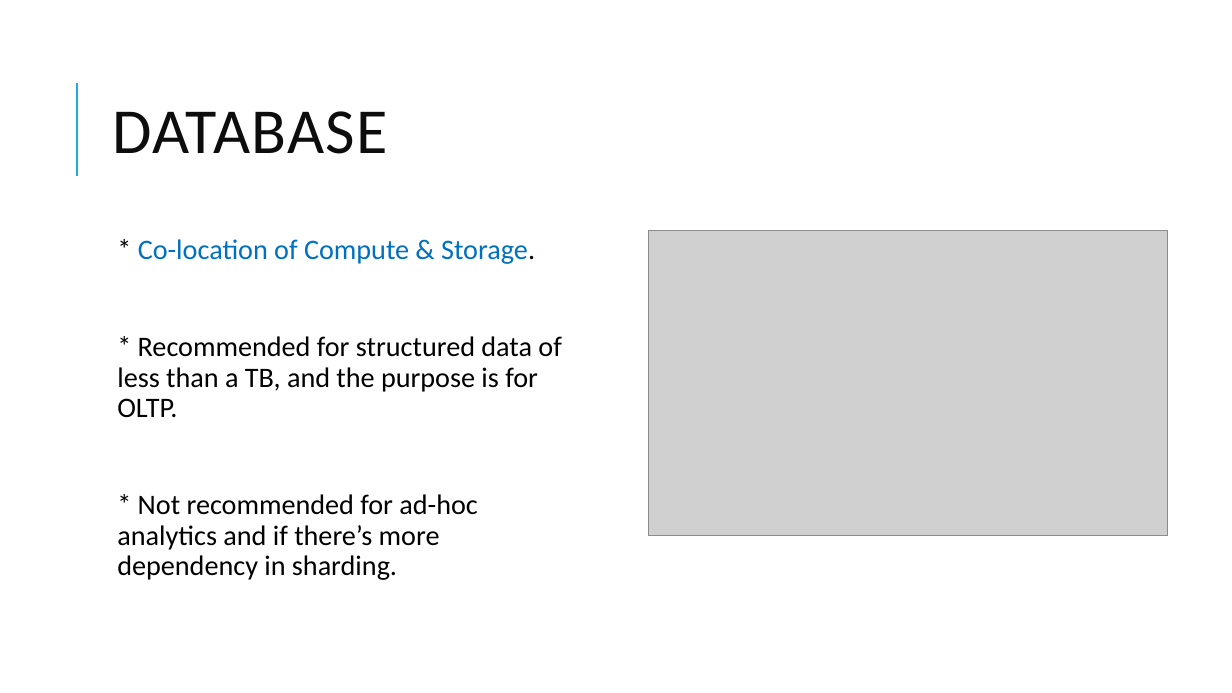
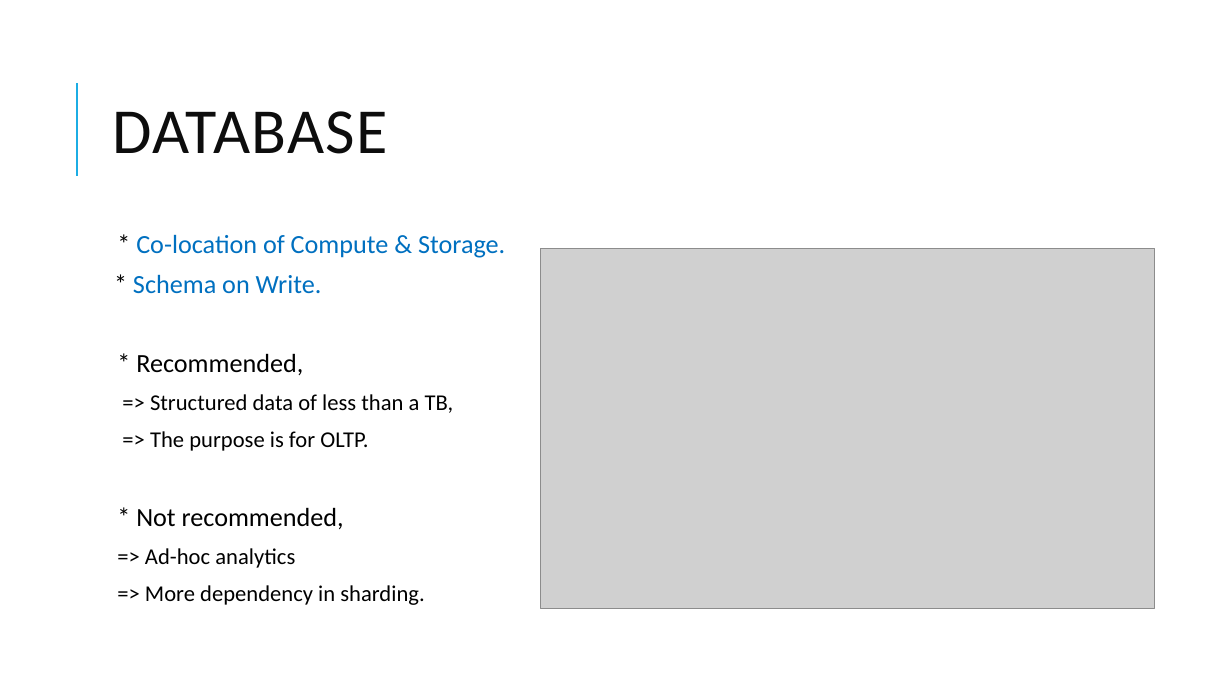
Before and after one commit to dinesarun/common, a slide deck: slide 6 of sessions/GAB 2021/Choosing right Data Service.pptx (slide 8 before the commit). Drawn at 1232x693 pixels with LibreOffice and Linux fonts; fonts in the diff are those of the drawing; grey boxes stand for pictures. Boxes give left, top, right and bottom in pixels: in the first picture for what was removed or moved away, otherwise in the second. Text is boxed around its words. In the diff, an @@ line names an element or a change of style, - is before the commit and + after.

```diff
--- a/sessions/GAB 2021/Choosing right Data Service.pptx
+++ b/sessions/GAB 2021/Choosing right Data Service.pptx
@@ text at (x1=136, y1=234, x2=505, y2=258): size 22 to 20.4 pt in "* Co-location of Compute & Storage."; text colour #000000 to #0070C0 in "Storage."; line spacing 0.9 to 0.7 @@
@@ picture resized from (x1=649, y1=231, x2=1168, y2=536) to (x1=541, y1=249, x2=1154, y2=609) @@
@@ text at (x1=133, y1=274, x2=454, y2=605): text changed; size 22 to 17.6 pt @@
-  * Recommended for structured data of less than a TB, and the purpose is for OLTP.
-  * Not recommended for ad-hoc analytics and if there’s more dependency in sharding.
+* Schema on Write.
+  * Recommended,
+  => Structured data of less than a TB,
+  => The purpose is for OLTP.
+  * Not recommended,
+  => Ad-hoc analytics
+  => More dependency in sharding.
```
Also in this commit, not shown: 12 other slides changed, 5 slides added, 2 slides removed.
